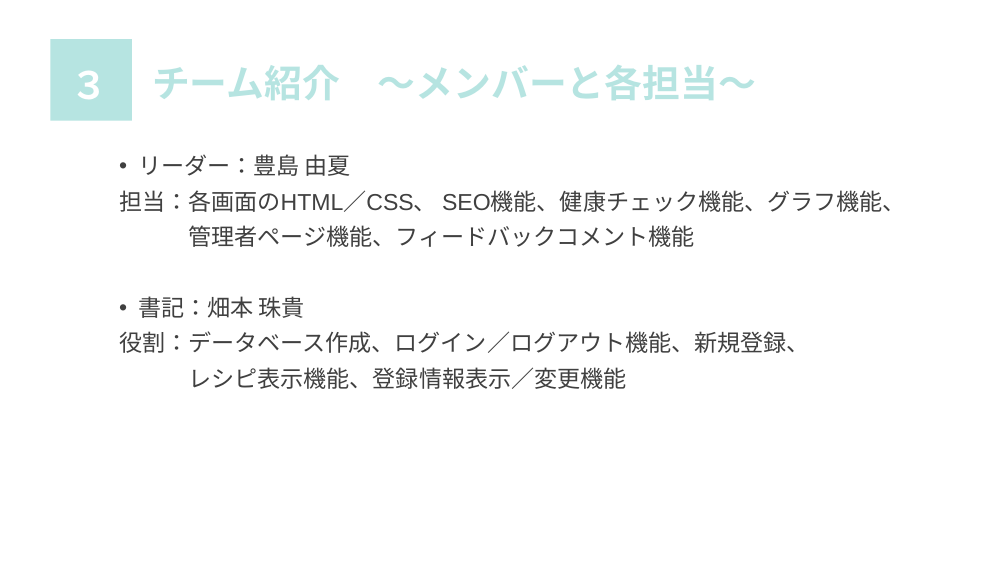
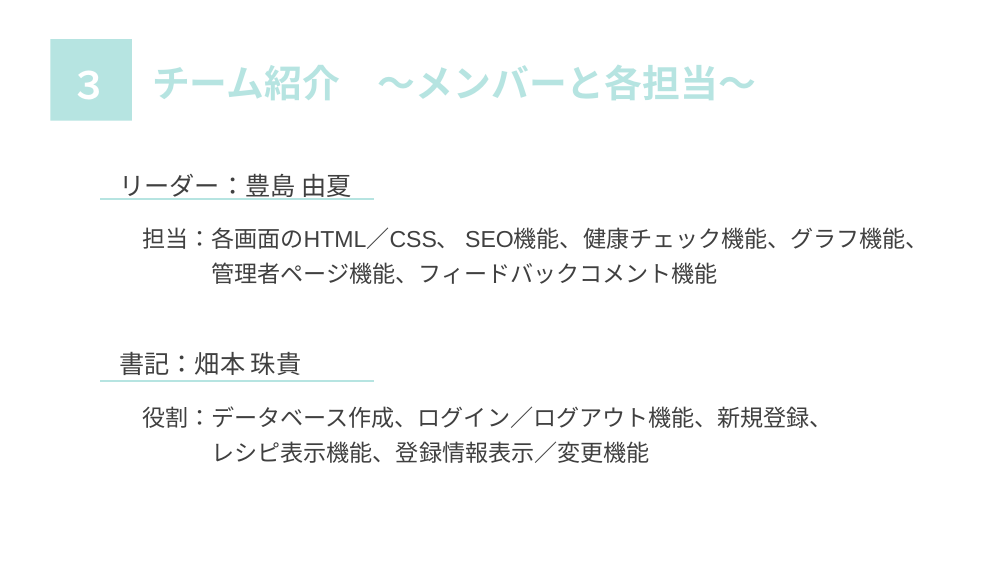
Before and after one commit to sss-sr2021/OTOME, a slide deck: slide 4 of 発表資料/発表資料.pptx. Drawn at 1008x567 pixels with LibreOffice and Linux fonts; fonts in the diff are those of the drawing. Boxes give left, top, right and bottom in pixels: in the first picture for what was removed or moved away, otherwise in the second. Text is boxed around its words. In the diff, an @@ line names an element or a change of style, - is before the commit and + after.

```diff
--- a/発表資料/発表資料.pptx
+++ b/発表資料/発表資料.pptx
@@ text at [119,173,929,428]: size 22 to 24 pt in "リーダー：豊島 由夏", "書記：畑本 珠貴"; bullet • to none; line spacing 0.9 to 1.5 @@
@@ line added from (100, 199) to (374, 199), #B6E4E1 1.5 pt @@
@@ line added from (100, 381) to (374, 381), #B6E4E1 1.5 pt @@
```
Also in this commit, not shown: 4 other slides changed.
